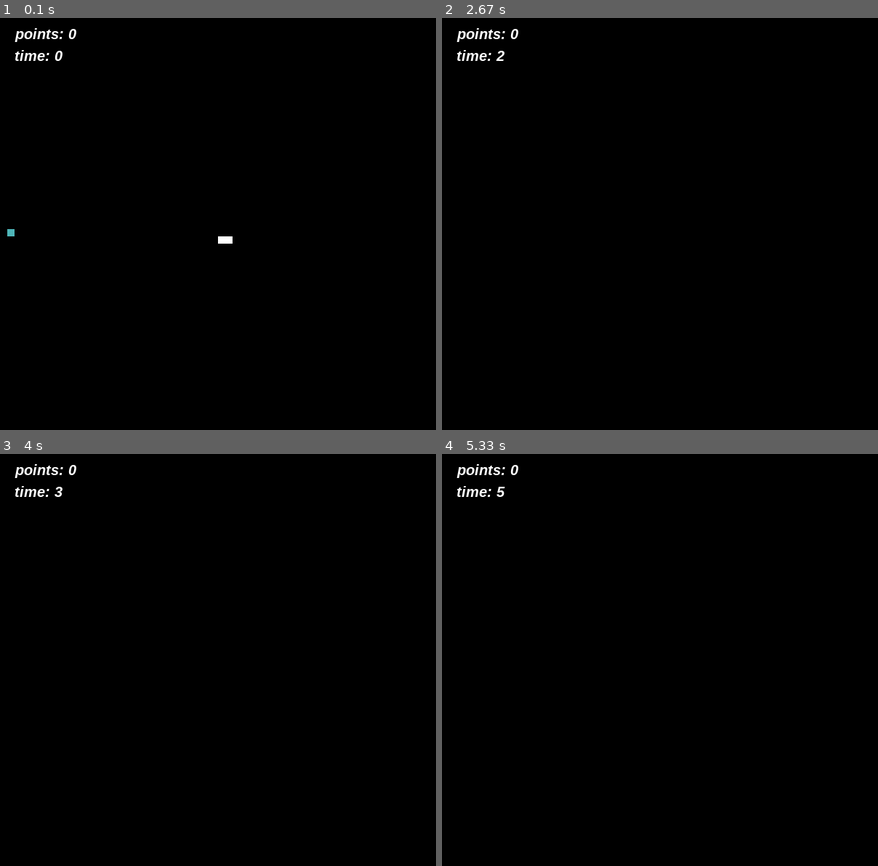
Above: before the commit, frames 1-4 (two rows, left to right).
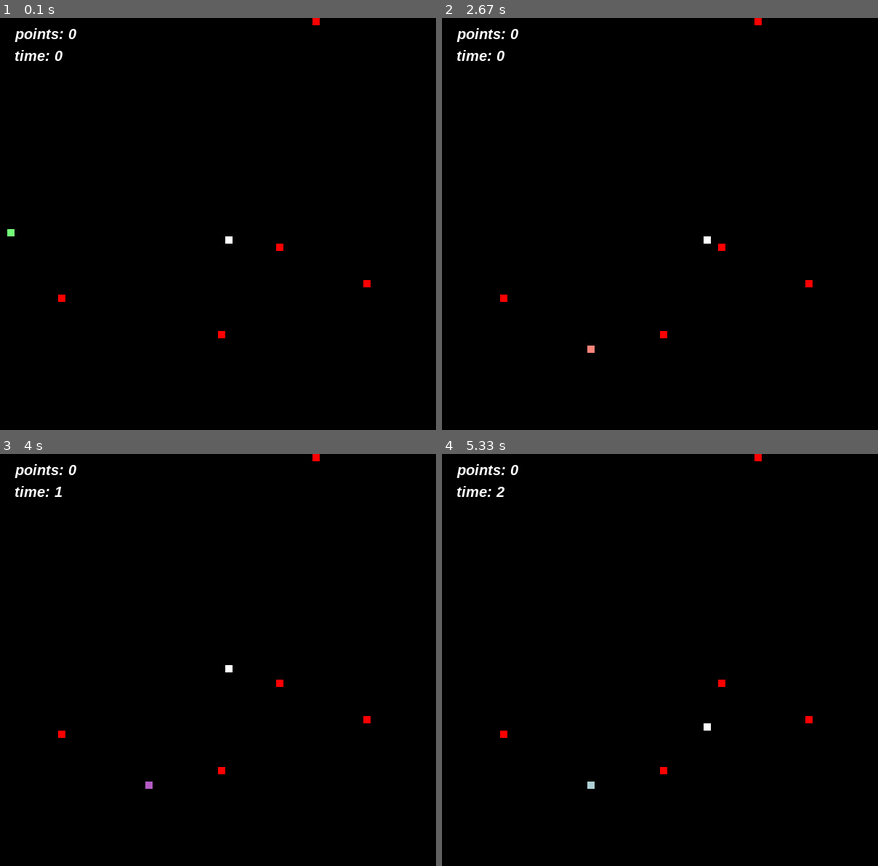
Above: after the commit, the same moments.

Repository: DRistau/pygame-snake-game
Game: pygame game, started from game.py
The game is run twice, just before and just after one commit, with the same random seed, the same clock (stepped at 60 frames per second) and the same inputs.
Inputs:
- Up to frame 1 (0.1 s): no input
- Up to frame 2 (2.67 s): hold W 0.83-1.3 s; hold D 1.33-1.8 s; tap Enter at 2.4 s
- Up to frame 3 (4 s): hold S 2.73-3.03 s; hold A 3.07-3.47 s; hold W 3.5-3.87 s; hold D from 3.9 s (still down)
- Up to frame 4 (5.33 s): release D at 4.53 s; hold S 4.57-4.93 s; hold A from 4.97 s (still down)

The runs differ from the first frame. In frame 1, 0.2% of the frame differs, in the area x 1-85%, y 0-78%; in frame 2, 0.2%; in frame 3, 0.2%; in frame 4, 0.2%, in the area x 12-85%, y 0-82%.

Commit message:
Added a base square class and refactored the food object as OO

Diff:
--- a/constants.py
+++ b/constants.py
@@ -8,8 +8,10 @@
 FPS = 20
 
 # COLORS
-BLACK = (0, 0, 0)
-WHITE = (255, 255, 255)
-RED = (255, 0, 0)
-GREEN = (0, 255, 0)
-BLUE = (0, 0, 255)
+class Colors:
+    BLACK = (0, 0, 0)
+    WHITE = (255, 255, 255)
+    RED = (255, 0, 0)
+    GREEN = (0, 255, 0)
+    BLUE = (0, 0, 255)
+    RANDOM = "RANDOM"
--- a/game.py
+++ b/game.py
@@ -6,6 +6,8 @@
 from pygame import locals as L
 
 import constants as C
+from objects import Food, FoodController, SpecialFood
+from utils import get_randon_position
 
 pygame.init()
 
@@ -18,6 +20,7 @@
 
 # Sound
 main_soundtrack = pygame.mixer.music.load("./assets/main_soundtrack.wav")
+pygame.mixer.music.set_volume(0.2)
 pygame.mixer.music.play(-1)
 
 eat_sound = pygame.mixer.Sound("./assets/crunch.wav")
@@ -26,23 +29,9 @@
 # Helpers
 
 
-def random_color():
-    return (randint(50, 255), randint(50, 255), randint(50, 255))
-
-
-def drop_food():
-    x_spots = range(0, C.W_WIDTH, C.BLOCK)
-    y_spots = range(0, C.W_HEIGHT, C.BLOCK)
-
-    return (
-        choice(x_spots),
-        choice(y_spots),
-    )
-
-
 def game_over(screen):
     fail_sound.play()
-    game_over_text = font.render(f"Game Over", True, C.RED)
+    game_over_text = font.render(f"Game Over", True, C.Colors.RED)
     x_pos = (C.W_WIDTH / 2) - (game_over_text.get_width() / 2)
     y_pos = (C.W_HEIGHT / 2) - (game_over_text.get_height() / 2)
     screen.blit(game_over_text, (x_pos, y_pos))
@@ -61,16 +50,21 @@
 
 snake = [(x, y)]
 
-food = drop_food()
+food_controller = FoodController()
+
+rocks = [
+    get_randon_position()
+    for i in range(5)
+]
 
 while True:
     clock.tick(C.FPS)
-    screen.fill(C.BLACK)
+    screen.fill(C.Colors.BLACK)
 
     # write all text
-    points_text = font.render(f"points: {points}", True, C.WHITE)
+    points_text = font.render(f"points: {points}", True, C.Colors.WHITE)
     time_text = font.render(
-        f"time: {int(time.perf_counter() - start_time)}", True, C.WHITE
+        f"time: {int(time.perf_counter() - start_time)}", True, C.Colors.WHITE
     )
 
     screen.blit(points_text, (20, 10))
@@ -83,7 +77,22 @@
             exit()
 
     if not gaming:
-        continue
+        if pygame.key.get_pressed()[L.K_RETURN]:
+            gaming = True
+            points = 0
+            start_time = time.perf_counter()
+            x = int(C.W_WIDTH / 2)
+            y = int(C.W_HEIGHT / 2)
+
+            speed = C.BLOCK
+            x_speed = speed
+            y_speed = 0
+
+            snake = [(x, y)]
+
+            food_controller.renew()
+        else:
+            continue
 
     # controls
     if pygame.key.get_pressed()[L.K_a] and y_speed:
@@ -105,7 +114,7 @@
 
     _head = pygame.draw.rect(
         screen,
-        C.WHITE,
+        C.Colors.WHITE,
         (*head, C.BLOCK, C.BLOCK)
     )
 
@@ -113,26 +122,34 @@
         gaming = False
         game_over(screen)
 
-    for i, (_x, _y) in enumerate(snake):
-        _body = pygame.draw.rect(screen, C.WHITE, (_x, _y, C.BLOCK, C.BLOCK))
-        if i > 1 and _body.colliderect(_head):
+    _food = food_controller.food.update(screen)
+
+    _rocks = [
+        pygame.draw.rect(
+            screen,
+            C.Colors.RED,
+            (x, y, C.BLOCK, C.BLOCK)
+        )
+        for x, y in rocks
+    ]
+
+    for _rock in _rocks:
+        if _head.colliderect(_rock):
             gaming = False
             game_over(screen)
 
-    _food = pygame.draw.rect(screen, random_color(), (*food, C.BLOCK, C.BLOCK))
-
-    if _food.colliderect(_head):
-        food = drop_food()
-        points += 1
+    if _head.colliderect(_food):
+        points += food_controller.food.points
+        food_controller.renew()
         eat_sound.play()
     else:
         snake.pop()
 
     for i, (_x, _y) in enumerate(snake[1:]):
-        _body = pygame.draw.rect(screen, C.WHITE, (_x, _y, C.BLOCK, C.BLOCK))
+        _body = pygame.draw.rect(
+            screen, C.Colors.WHITE, (_x, _y, C.BLOCK, C.BLOCK))
         if i > 1 and _body.colliderect(_head):
             gaming = False
             game_over(screen)
 
-
     pygame.display.flip()
--- /dev/null
+++ b/objects.py
@@ -0,0 +1,65 @@
+from random import choice, randint
+from typing import Tuple
+
+import pygame
+from pygame import Rect, Surface
+
+from constants import BLOCK, Colors
+from utils import get_randon_position
+
+
+def random_color():
+    return (randint(50, 255), randint(50, 255), randint(50, 255))
+
+
+class Thiago:
+    """Manage square objects over a 2D screen"""
+
+    def __init__(
+        self, x: int, y: int, width: int, height: int, color: Tuple[int]
+    ) -> None:
+        self.x = x
+        self.y = y
+        self.color = color
+        self.width = width
+        self.height = height
+
+    def __get_color(self):
+        return random_color() if self.color == Colors.RANDOM else self.color
+
+    def update(self, screen: Surface) -> Rect:
+        return pygame.draw.rect(
+            screen,
+            self.__get_color(),
+            (self.x, self.y, self.width, self.height)
+        )
+
+# herança
+class Food(Thiago):
+    points = 1
+    color = Colors.GREEN
+    width = BLOCK
+    height = BLOCK
+
+    def __init__(
+        self, x: int,
+        y: int
+    ) -> None:
+        super().__init__(x, y, self.width, self.height, color=self.color)
+
+
+class SpecialFood(Food):
+    points = 10
+    color = Colors.RANDOM
+
+
+class FoodController:
+    def __init__(self) -> None:
+        self.food = self.__get_food()
+
+    def __get_food(self) -> Food:
+        pos = get_randon_position()
+        return choice([Food(*pos), SpecialFood(*pos)])
+
+    def renew(self):
+        self.food = self.__get_food()
--- /dev/null
+++ b/utils.py
@@ -0,0 +1,20 @@
+from random import choice, randint
+from typing import Tuple
+
+from constants import BLOCK, W_HEIGHT, W_WIDTH
+
+
+def random_color() -> Tuple[int]:
+    """Returns a random RGB color as tuple."""
+    return (randint(50, 255), randint(50, 255), randint(50, 255))
+
+
+def get_randon_position() -> Tuple[int]:
+    """Returns a random 2D position from the board."""
+    x_spots = range(0, W_WIDTH, BLOCK)
+    y_spots = range(0, W_HEIGHT, BLOCK)
+
+    return (
+        choice(x_spots),
+        choice(y_spots),
+    )
Not shown, added: todo.md
